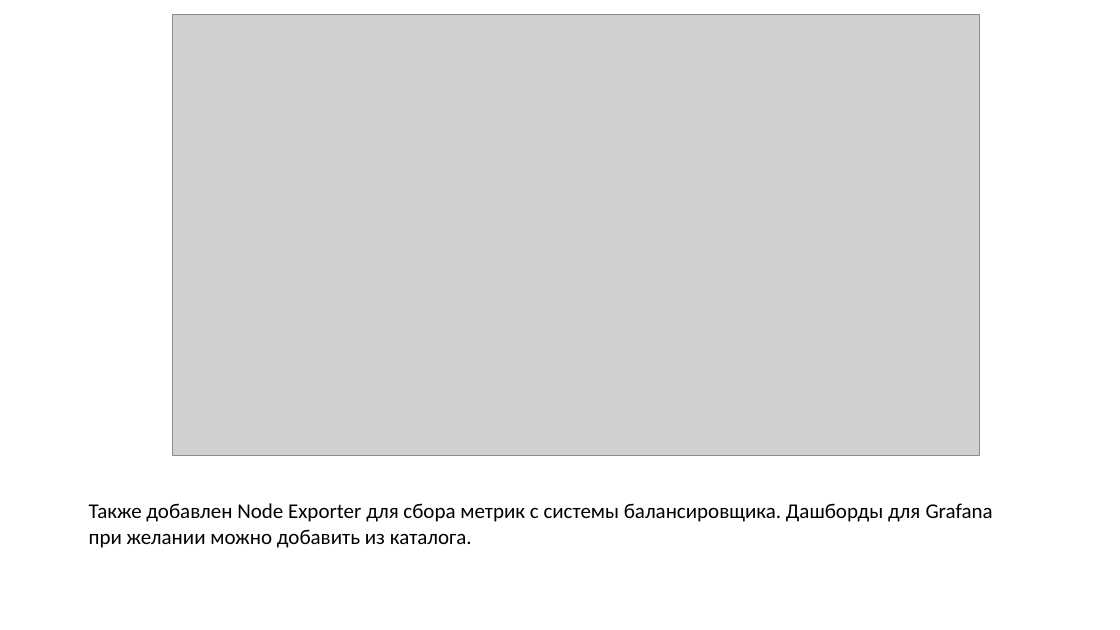
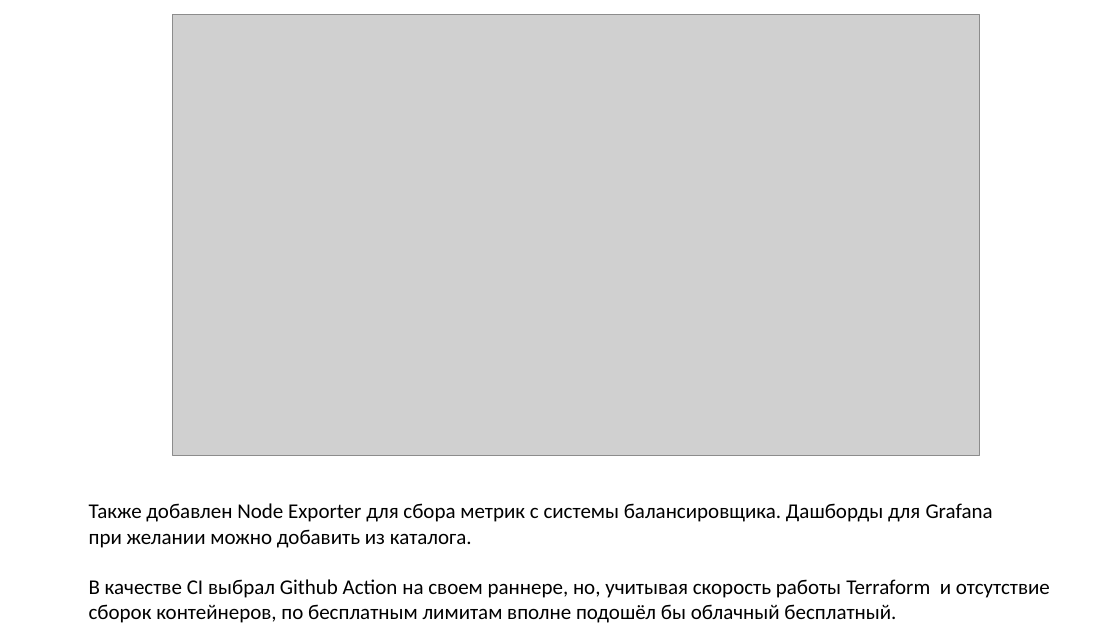
Before and after one commit to runalsh/yandex-young-devops-training, a slide deck: slide 23 of presentation.pptx. Drawn at 1120x630 pixels with LibreOffice and Linux fonts; fonts in the diff are those of the drawing; grey boxes stand for pictures. Boxes give left, top, right and bottom in pixels: in the first picture for what was removed or moved away, otherwise in the second. Text is boxed around its words. In the diff, an @@ line names an element or a change of style, - is before the commit and + after.

```diff
--- a/presentation.pptx
+++ b/presentation.pptx
@@ text at box(89, 579, 1050, 623): paragraphs added @@
+В качестве CI выбрал Github Action на своем раннере, но, учитывая скорость работы Terraform и отсутствие
+сборок контейнеров, по бесплатным лимитам вполне подошёл бы облачный бесплатный.
```
Also in this commit, not shown: 5 other slides changed, 2 slides added.
